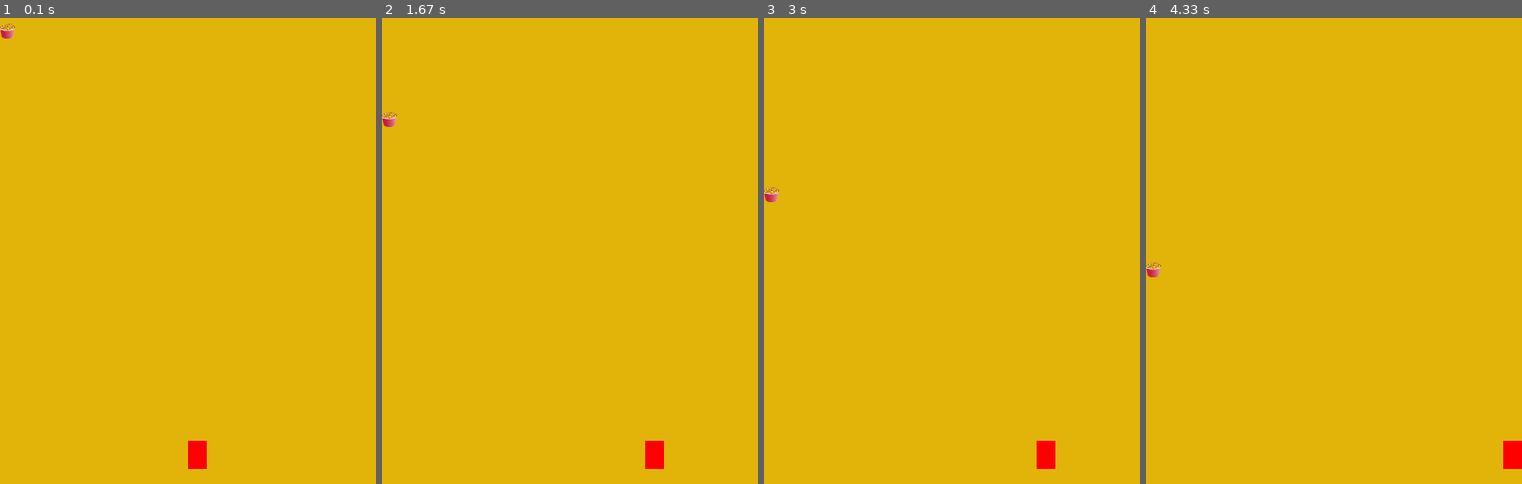
Above: before the commit, frames 1-4 (left to right).
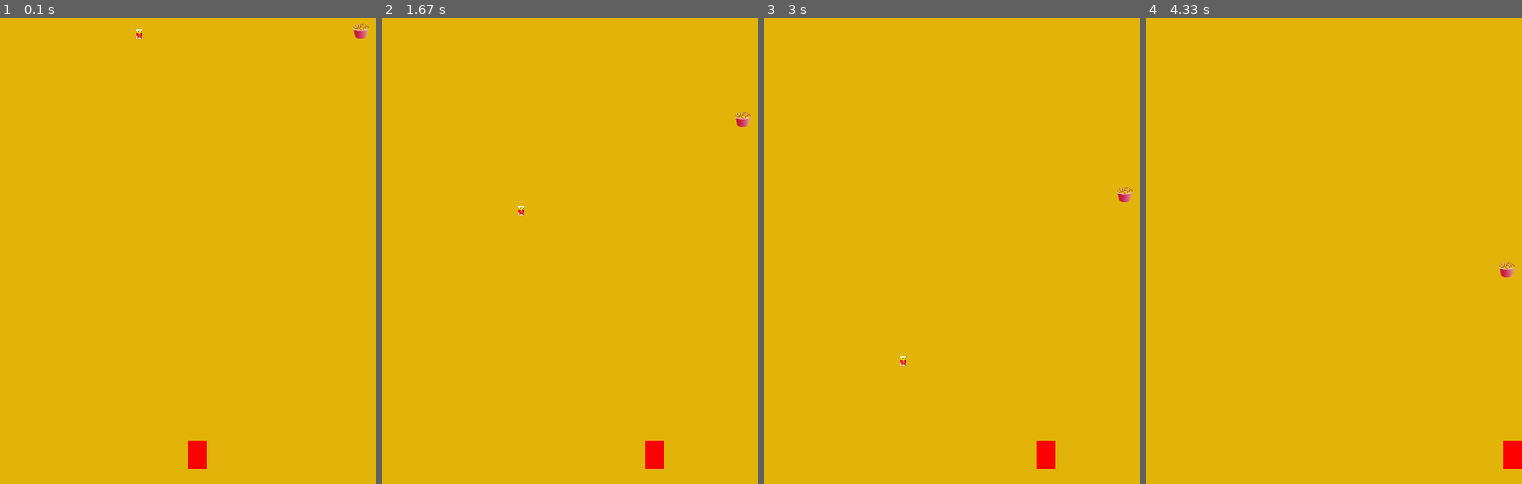
Above: after the commit, the same moments.

Repository: jcc5225/NutritionGame
Game: pygame game, started from game.py
Same seed, same stepped clock (60 frames per second), same inputs: the game is played once before the commit and once after it.
Inputs:
- Up to frame 1 (0.1 s): no input
- Up to frame 2 (1.67 s): hold Right 0.33-0.8 s; hold Right 0.83-1.3 s; hold Left from 1.33 s (still down)
- Up to frame 3 (3 s): release Left at 1.87 s; hold Left 1.9-2.3 s; hold Right 2.33-2.97 s
- Up to frame 4 (4.33 s): hold Left 3-3.47 s; hold Right 3.5-3.97 s; hold Right from 4 s (still down)

The runs differ from the first frame. In frame 1, 0.2% of the frame differs, in the area x 0-98%, y 1-5%; in frame 2, 0.2%; in frame 3, 0.2%; in frame 4, 0.2%.

Commit message:
random x for sprites

Diff:
--- a/game.py
+++ b/game.py
@@ -1,8 +1,10 @@
 #!/usr/bin/python -tt
 
 import pygame
+import random
 from sprite import Car
 from sprite import Chicken
+from sprite import Fries
 
 BLACK = ( 0, 0, 0)
 WHITE = ( 255, 255, 255)
@@ -32,15 +34,19 @@
     playerCar.rect.x = WIDTH/2
     playerCar.rect.y = 450
     sprite1 = Chicken(16, 16)
+    sprite1.rect.x , sprite1.rect.y = random.randrange(0,WIDTH-16), 0
+    sprite2 = Fries(6, 10)
+    sprite2.rect.x, sprite2.rect.y = random.randrange(0,WIDTH-6), 0
     all_sprites_list.add(playerCar)
     all_sprites_list.add(sprite1)
+    all_sprites_list.add(sprite2)
 
     while carryOn:
         for event in pygame.event.get(): # User did something
             if event.type == pygame.QUIT: # If user clicked close
                 carryOn = False
             elif event.type==pygame.KEYDOWN:
-                if event.key==pygame.K_x: #Pressing the x Key will quit the game
+                if event.key==pygame.K_x: #Pressing 'x' Key will quit
                      carryOn=False
 
         keys = pygame.key.get_pressed()
@@ -51,6 +57,7 @@
             playerCar.moveRight(5)
 
         sprite1.fall(1)
+        sprite2.fall(2)
 
 
         screen.fill(MCYELLOW)
--- a/sprite.py
+++ b/sprite.py
@@ -4,6 +4,7 @@
 WHITE = ( 255, 255, 255)
 GREEN = ( 0, 255, 0)
 RED = ( 255, 0, 0)
+MCYELLOW = ( 226, 179, 9)
 
 
 class Car(pygame.sprite.Sprite):
@@ -53,3 +54,19 @@
 
     def fall(self, pixels):
         self.rect.y += pixels
+
+
+class Fries(pygame.sprite.Sprite):
+    def __init__(self, width, height):
+        super().__init__()
+
+        self.image = pygame.Surface([width, height])
+        self.image.fill(MCYELLOW)
+        self.image.set_colorkey(MCYELLOW)
+
+        self.image = pygame.image.load("FriesSprite.png").convert_alpha()
+
+        self.rect = self.image.get_rect()
+
+    def fall(self, pixels):
+        self.rect.y += pixels
